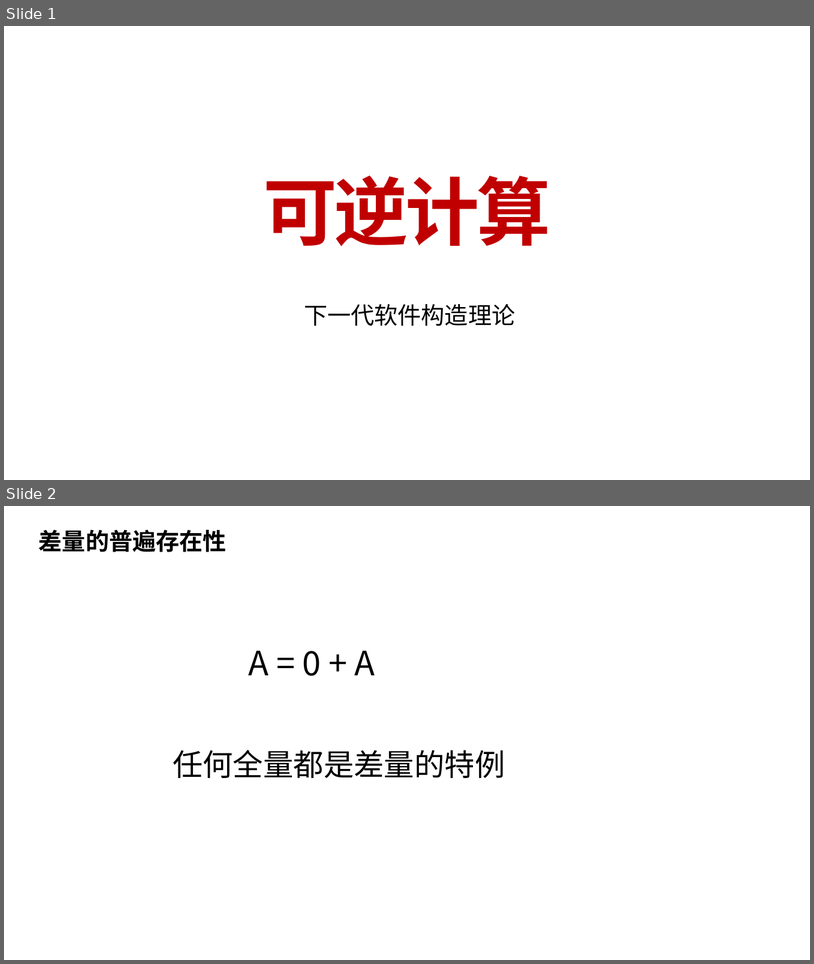
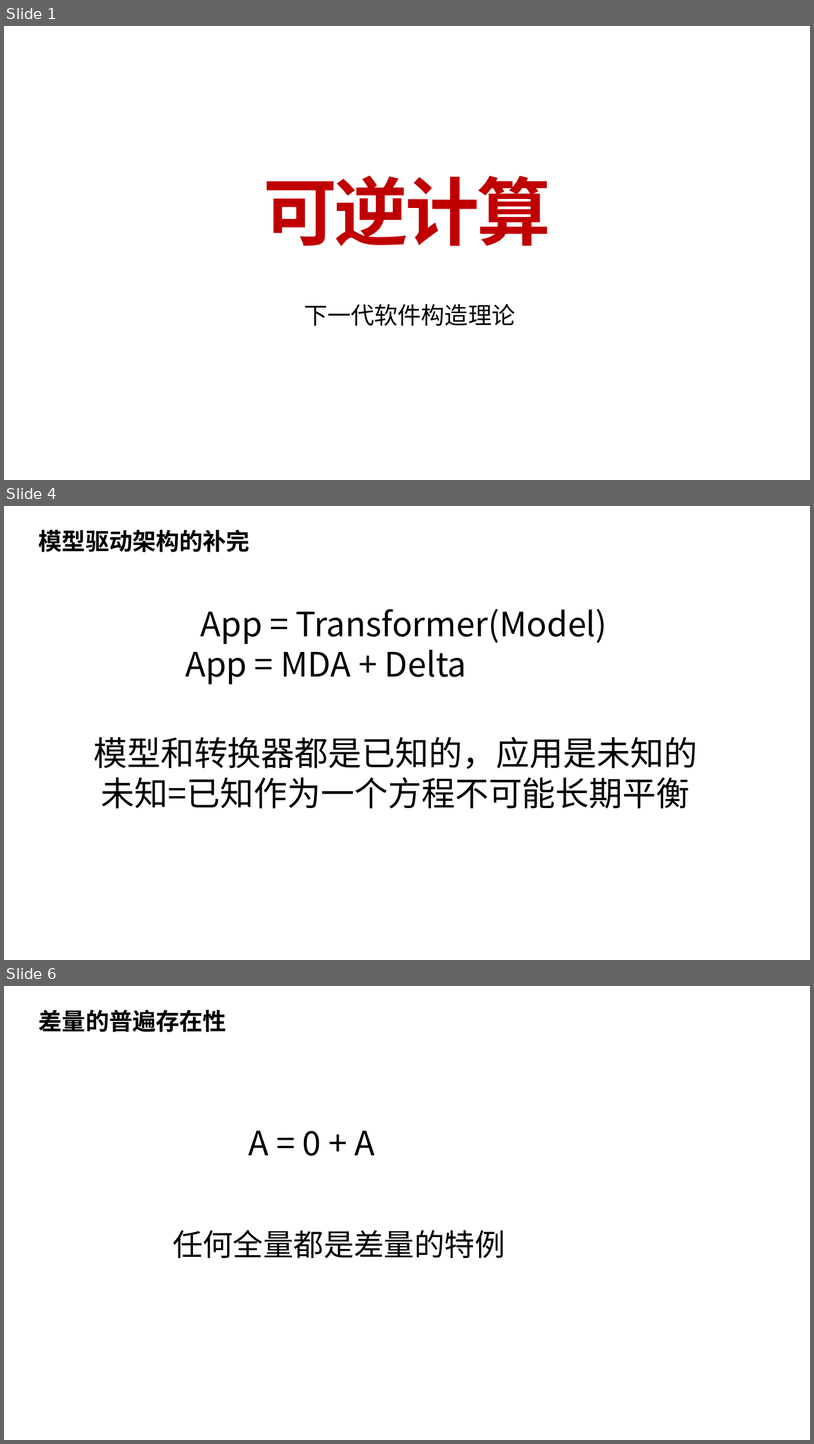
Before and after one commit to nop-platform/nop-entropy-docs, a slide deck: src/ppt/theory-of-reversible-computation.pptx. Shown one above the other, each under a label of ours: slides 1 and 2 before the commit, slides 1, 4 and 6 after it; the slides between them are not shown. The pictures are 814x964 and 814x1444 pixels, drawn with LibreOffice and Linux fonts; fonts in the diff are those of the drawing. Boxes give left, top, right and bottom in pixels: in the first picture for what was removed or moved away, otherwise in the second. Text is boxed around its words. In the diff, an @@ line names an element or a change of style, - is before the commit and + after.

```diff
--- a/src/ppt/theory-of-reversible-computation.pptx
+++ b/src/ppt/theory-of-reversible-computation.pptx
@@ slide 4 added at bbox=[4, 506, 810, 960], background #FFFFFF @@
@@ text added at bbox=[39, 529, 250, 552], 28 pt, text #000000, bold @@
+模型驱动架构的补完
@@ text added at bbox=[185, 609, 608, 684], 40 pt, text #000000 @@
+App = Transformer(Model)
+App = MDA + Delta
@@ text added at bbox=[93, 736, 698, 808], 40 pt, text #000000 @@
+模型和转换器都是已知的，应用是未知的
+未知=已知作为一个方程不可能长期平衡
@@ what was slide 2 is now slide 6 @@
```
Also in this commit, not shown: 2 slides changed, 12 other slides added, 1 other file.
